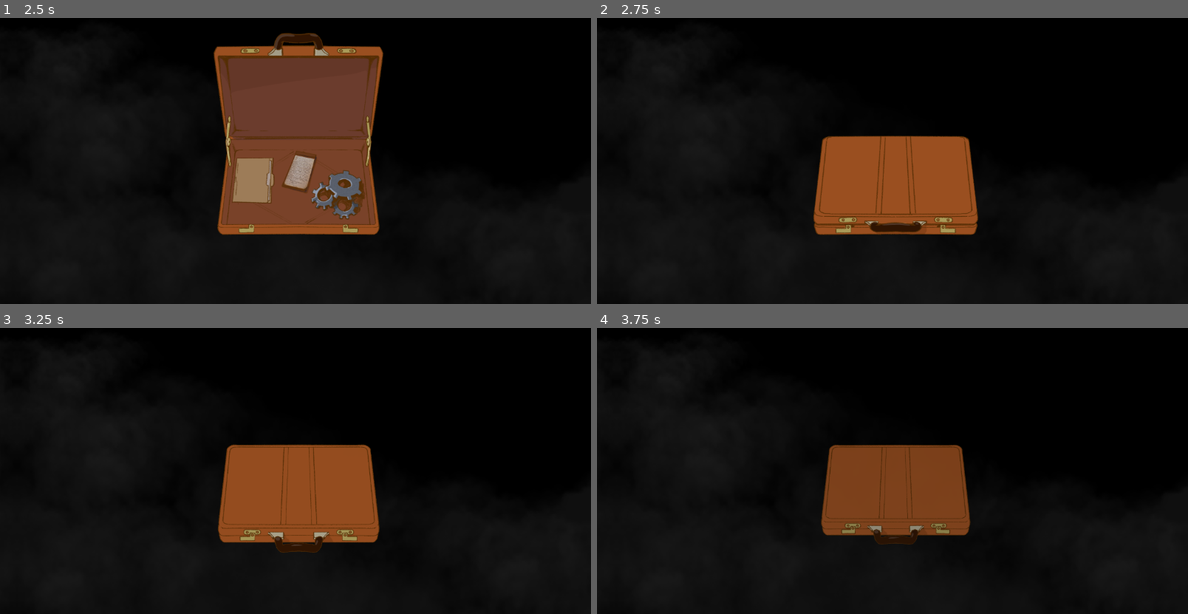
Above: before the commit, frames 1-4 (two rows, left to right).
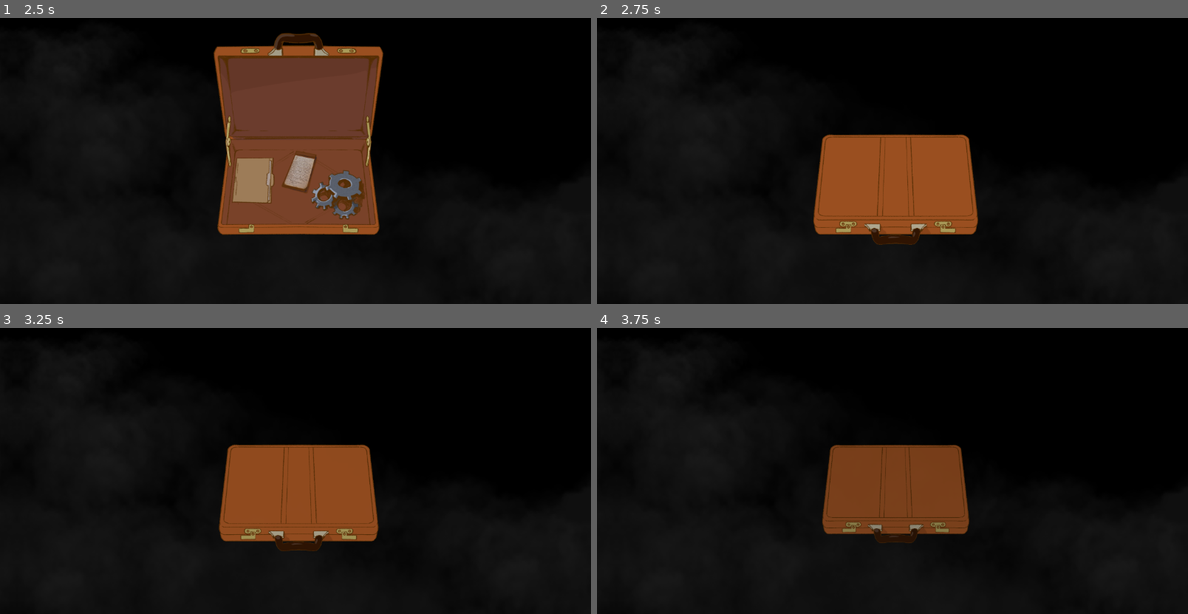
Above: after the commit, the same moments.

Repository: KURUKURURU/IllusionaryGameJam
Game: Godot game, scene res://Start_Menu/scenes/start_menu.tscn
The game is run twice, just before and just after one commit, with the same random seed, the same clock (stepped at 60 frames per second) and the same inputs.
Inputs (mouse positions are in pixels of both pictures, inside the frame that each line leads up to):
- Up to frame 1 (2.5 s): click (295, 238) at 0.5 s; tap Enter at 1.25 s; move the mouse to (425, 120) at 1.27 s; hold Right 1.28-2 s; click (425, 120) at 1.35 s; click (254, 178) at 2 s
- Up to frame 2 (2.75 s): no input
- Up to frame 3 (3.25 s): drag from (177, 462) to (265, 513) at 2.77 s
- Up to frame 4 (3.75 s): move the mouse to (951, 373) at 3.52 s; hold Right from 3.53 s (still down); tap E (space) at 3.6 s

Frame 1 is identical in both runs. In frame 2, 1.7% of the frame differs, in the area x 36-65%, y 40-80%; in frame 3, 1.0%; in frame 4, 0.7%.

Commit message:
bug fixes

Diff:
--- a/InterrogationRoom/Scenes/camera_portal.gd
+++ b/InterrogationRoom/Scenes/camera_portal.gd
@@ -3,6 +3,7 @@
 var of = Vector2(0,0)
 
 func _on_hide_pressed() -> void:
+	$deleteSound.play()
 	self.hide()
 
 func _process(delta: float) -> void:
--- a/InterrogationRoom/Scenes/camera_portal.tscn
+++ b/InterrogationRoom/Scenes/camera_portal.tscn
@@ -6,6 +6,7 @@
 [ext_resource type="Texture2D" uid="uid://p23gx31ngx8d" path="res://InterrogationRoom/images/map.png" id="3_chmlq"]
 [ext_resource type="Texture2D" uid="uid://bqq0rlc806f7g" path="res://security-camera-icon-video-surveillance-600nw-2498783595.webp" id="4_6ohjg"]
 [ext_resource type="Texture2D" uid="uid://bl15a2v6n4cn0" path="res://InterrogationRoom/images/Screenshot 2025-11-26 at 10.42.02 AM.png" id="5_1ci25"]
+[ext_resource type="AudioStream" uid="uid://dipgr8o46y6dj" path="res://delete.wav" id="7_1ci25"]
 
 [sub_resource type="SpriteFrames" id="SpriteFrames_piw1u"]
 
@@ -108,6 +109,9 @@
 scale = Vector2(0.13911286, 0.13911286)
 texture_normal = ExtResource("5_1ci25")
 
+[node name="deleteSound" type="AudioStreamPlayer" parent="."]
+stream = ExtResource("7_1ci25")
+
 [connection signal="button_down" from="InteractMove" to="." method="Down"]
 [connection signal="button_up" from="InteractMove" to="." method="Up"]
 [connection signal="pressed" from="Hide" to="." method="_on_hide_pressed"]
--- a/InterrogationRoom/Scenes/image_window.tscn
+++ b/InterrogationRoom/Scenes/image_window.tscn
@@ -1,9 +1,10 @@
-[gd_scene load_steps=5 format=3 uid="uid://d1vh3g3ojsvrt"]
+[gd_scene load_steps=6 format=3 uid="uid://d1vh3g3ojsvrt"]
 
 [ext_resource type="Script" uid="uid://bj21125bsyuej" path="res://image_window.gd" id="1_qoc1b"]
 [ext_resource type="Texture2D" uid="uid://dw7ubnogfdaev" path="res://StartRoom/images/paperrrr.jpg" id="2_uy755"]
 [ext_resource type="Texture2D" uid="uid://bqdh4r3tod5ff" path="res://StartRoom/images/Untitled.jpg" id="3_n5o75"]
 [ext_resource type="Texture2D" uid="uid://p23gx31ngx8d" path="res://InterrogationRoom/images/map.png" id="4_uy755"]
+[ext_resource type="AudioStream" uid="uid://dipgr8o46y6dj" path="res://delete.wav" id="5_n5o75"]
 
 [node name="ImageWindow" type="Node2D"]
 script = ExtResource("1_qoc1b")
@@ -62,6 +63,9 @@
 theme_override_font_sizes/normal_font_size = 81
 text = "townmap.png"
 
+[node name="deleteSound" type="AudioStreamPlayer" parent="."]
+stream = ExtResource("5_n5o75")
+
 [connection signal="button_down" from="InteractMove" to="." method="Down"]
 [connection signal="button_up" from="InteractMove" to="." method="Up"]
 [connection signal="pressed" from="Hide" to="." method="_on_hide_pressed"]
--- a/InterrogationRoom/Scenes/laptop.tscn
+++ b/InterrogationRoom/Scenes/laptop.tscn
@@ -17,6 +17,7 @@
 [ext_resource type="Texture2D" uid="uid://bqq0rlc806f7g" path="res://security-camera-icon-video-surveillance-600nw-2498783595.webp" id="15_m2whj"]
 [ext_resource type="Script" uid="uid://tqwgyicux24i" path="res://InterrogationRoom/Scenes/icon_security_portal.gd" id="16_roxh2"]
 [ext_resource type="PackedScene" uid="uid://elr6b75453co" path="res://InterrogationRoom/Scenes/camera_portal.tscn" id="17_roxh2"]
+[ext_resource type="AudioStream" uid="uid://dipgr8o46y6dj" path="res://delete.wav" id="18_gyosh"]
 
 [sub_resource type="Animation" id="Animation_eq50e"]
 length = 0.001
@@ -330,6 +331,9 @@
 &"": SubResource("AnimationLibrary_w7ul5")
 }
 
+[node name="deleteSound" type="AudioStreamPlayer" parent="Object2"]
+stream = ExtResource("18_gyosh")
+
 [node name="CanvasLayer" type="CanvasLayer" parent="."]
 
 [node name="bott" type="TextureRect" parent="CanvasLayer"]
@@ -451,6 +455,9 @@
 libraries = {
 &"": SubResource("AnimationLibrary_w7ul5")
 }
+
+[node name="deleteSound" type="AudioStreamPlayer" parent="."]
+stream = ExtResource("18_gyosh")
 
 [connection signal="CameraSignal" from="Icon_SecurityPortal" to="." method="SecurityPortalActivation"]
 [connection signal="button_down" from="Object" to="." method="Object1"]
--- a/InterrogationRoom/Scenes/object.gd
+++ b/InterrogationRoom/Scenes/object.gd
@@ -19,6 +19,7 @@
 
 
 func _on_hide_pressed() -> void:
+	$deleteSound.play()
 	self.hide()
 
 
--- a/Start_Menu/scenes/start_menu.gd
+++ b/Start_Menu/scenes/start_menu.gd
@@ -15,7 +15,7 @@
 	$Credits.hide()
 	$Briefcase.play("close")
 	$Label/ColorRect.hide()
-	$Label/Text.add_theme_color_override("default_color", Color(0.897, 0.51, 0.299, 1.0))
+	$Label/Text.add_theme_color_override("default_color", Color(1.0, 1.0, 1.0, 1.0))
 	$SettingsPanel.hide()
 
 	label.text = ""
@@ -103,14 +103,15 @@
 	$Briefcase.play("finished")
 	$MusicFade.play("musicfade")
 	$Node2D.hide()
-
+	$Briefcase/shut.play()
 
 	await $Briefcase.animation_finished
-	$Briefcase/shut.play()
+	$Briefcase/click.play()
+
 	$Briefcase/pull.play("pullback")
 	await $Briefcase/pull.animation_finished
 
-	$Briefcase/click.play()
+
 
 	await wait(2.0)
 	$Briefcase.stop()
--- a/Start_Menu/scenes/start_menu.tscn
+++ b/Start_Menu/scenes/start_menu.tscn
@@ -46,13 +46,13 @@
 "speed": 5.0
 }, {
 "frames": [{
-"duration": 1.21,
+"duration": 0.91,
 "texture": ExtResource("7_behxk")
 }, {
-"duration": 1.61,
+"duration": 1.01,
 "texture": ExtResource("6_68vcx")
 }, {
-"duration": 1.0,
+"duration": 0.61,
 "texture": ExtResource("5_hoyqs")
 }, {
 "duration": 1.31,
@@ -60,7 +60,7 @@
 }],
 "loop": false,
 "name": &"finished",
-"speed": 5.0
+"speed": 4.0
 }, {
 "frames": [{
 "duration": 1.0,
@@ -79,6 +79,33 @@
 "name": &"open",
 "speed": 5.0
 }]
+
+[sub_resource type="Animation" id="Animation_apny2"]
+length = 0.001
+tracks/0/type = "value"
+tracks/0/imported = false
+tracks/0/enabled = true
+tracks/0/path = NodePath(".:scale")
+tracks/0/interp = 1
+tracks/0/loop_wrap = true
+tracks/0/keys = {
+"times": PackedFloat32Array(0),
+"transitions": PackedFloat32Array(1),
+"update": 0,
+"values": [Vector2(0.66824013, 0.66824013)]
+}
+tracks/1/type = "value"
+tracks/1/imported = false
+tracks/1/enabled = true
+tracks/1/path = NodePath(".:self_modulate")
+tracks/1/interp = 1
+tracks/1/loop_wrap = true
+tracks/1/keys = {
+"times": PackedFloat32Array(0),
+"transitions": PackedFloat32Array(1),
+"update": 0,
+"values": [Color(1, 1, 1, 1)]
+}
 
 [sub_resource type="Animation" id="Animation_u328h"]
 resource_name = "pullback"
@@ -108,33 +135,6 @@
 "values": [Color(1, 1, 1, 1), Color(1, 1, 1, 0.5921569), Color(1, 1, 1, 0)]
 }
 
-[sub_resource type="Animation" id="Animation_apny2"]
-length = 0.001
-tracks/0/type = "value"
-tracks/0/imported = false
-tracks/0/enabled = true
-tracks/0/path = NodePath(".:scale")
-tracks/0/interp = 1
-tracks/0/loop_wrap = true
-tracks/0/keys = {
-"times": PackedFloat32Array(0),
-"transitions": PackedFloat32Array(1),
-"update": 0,
-"values": [Vector2(0.66824013, 0.66824013)]
-}
-tracks/1/type = "value"
-tracks/1/imported = false
-tracks/1/enabled = true
-tracks/1/path = NodePath(".:self_modulate")
-tracks/1/interp = 1
-tracks/1/loop_wrap = true
-tracks/1/keys = {
-"times": PackedFloat32Array(0),
-"transitions": PackedFloat32Array(1),
-"update": 0,
-"values": [Color(1, 1, 1, 1)]
-}
-
 [sub_resource type="AnimationLibrary" id="AnimationLibrary_imgov"]
 _data = {
 &"RESET": SubResource("Animation_apny2"),
@@ -250,8 +250,8 @@
 scale = Vector2(0.66824013, 0.66824013)
 sprite_frames = SubResource("SpriteFrames_hoyqs")
 animation = &"finished"
-frame = 1
-frame_progress = 0.75074536
+frame = 3
+frame_progress = 1.0
 
 [node name="Handle" type="TextureButton" parent="Briefcase"]
 offset_left = -77.816376
@@ -274,8 +274,10 @@
 }
 
 [node name="Label" parent="." instance=ExtResource("3_imdjc")]
-offset_top = 605.0
-offset_bottom = 645.0
+offset_left = 421.0
+offset_top = 520.0
+offset_right = 461.0
+offset_bottom = 560.0
 scale = Vector2(4.085002, 0.9705001)
 
 [node name="Node2D" type="Node2D" parent="."]
--- a/image_window.gd
+++ b/image_window.gd
@@ -5,6 +5,7 @@
 var of = Vector2(0,0)
 
 func _on_hide_pressed() -> void:
+	$deleteSound.play()
 	self.hide()
 
 func _process(delta: float) -> void:
Not shown: 1 places in InterrogationRoom/Scenes/camera_portal.tscn that only renumber resources
Not shown: 1 places in InterrogationRoom/Scenes/laptop.tscn that only renumber resources
Not shown, added: delete.wav.import
Not shown, changed: .DS_Store
Not shown, added: delete.wav
